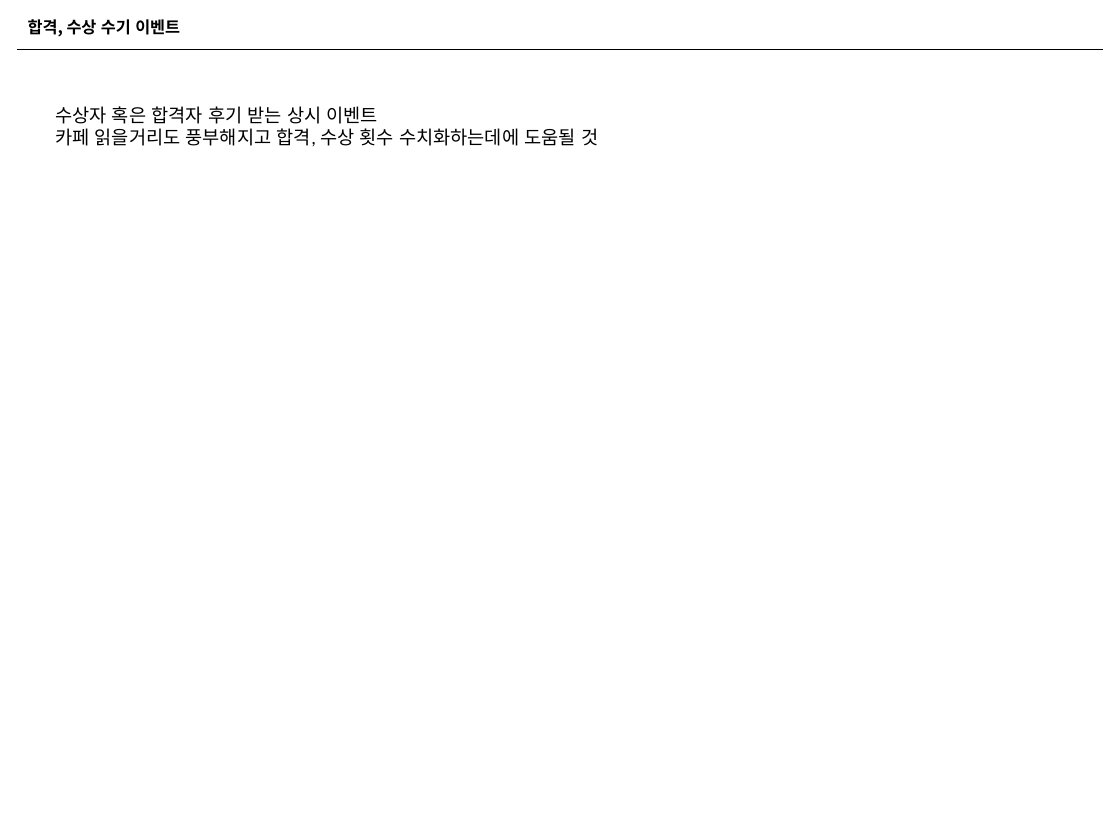
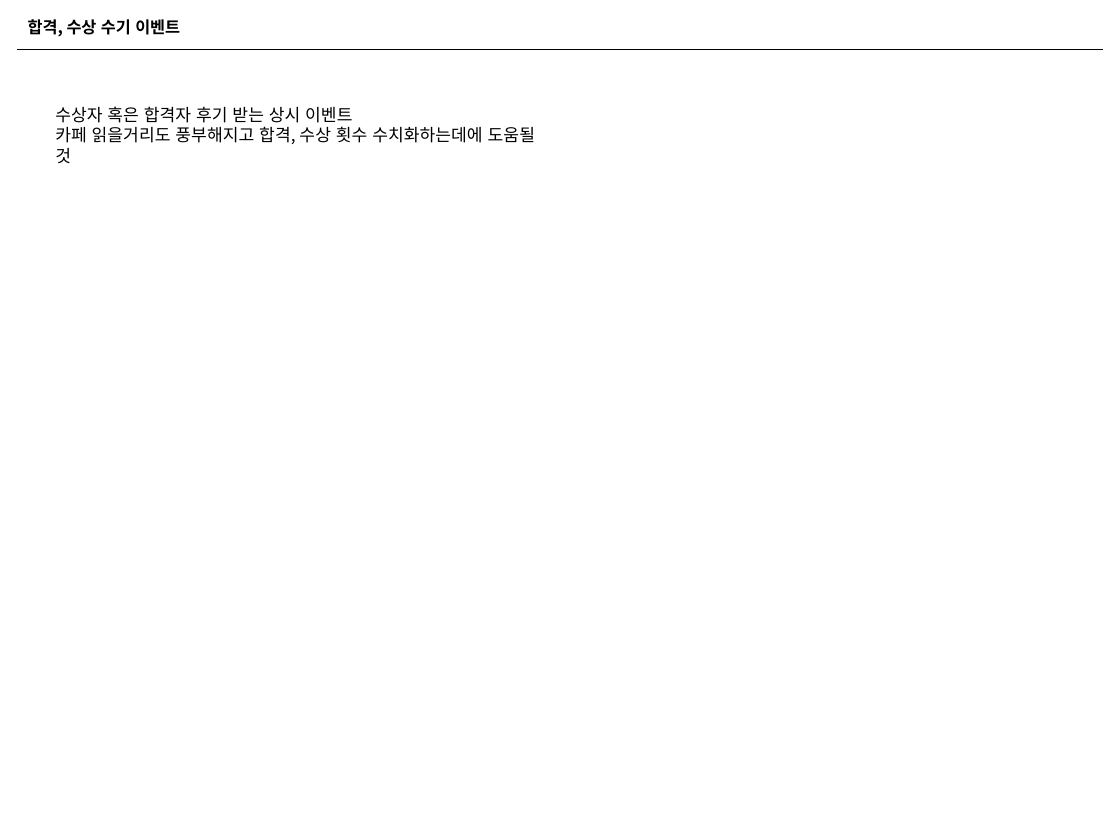
Before and after one commit to naxvinci/marketing, a slide deck: slide 13 of 업무보고0122.pptx (slide 11 before the commit). Drawn at 1120x840 pixels with LibreOffice and Linux fonts; fonts in the diff are those of the drawing. Boxes give left, top, right and bottom in pixels: in the first picture for what was removed or moved away, otherwise in the second. Text is boxed around its words. In the diff, an @@ line names an element or a change of style, - is before the commit and + after.

```diff
--- a/업무보고0122.pptx
+++ b/업무보고0122.pptx
@@ text "수상자 혹은 합격자 후기 받는 ..." at box(55, 106, 535, 163): size 12 to 11 pt, font Calibri to Noto Sans CJK KR @@
```
Also in this commit, not shown: 9 other slides changed, 3 slides added, 1 slide removed, 1 other file.
